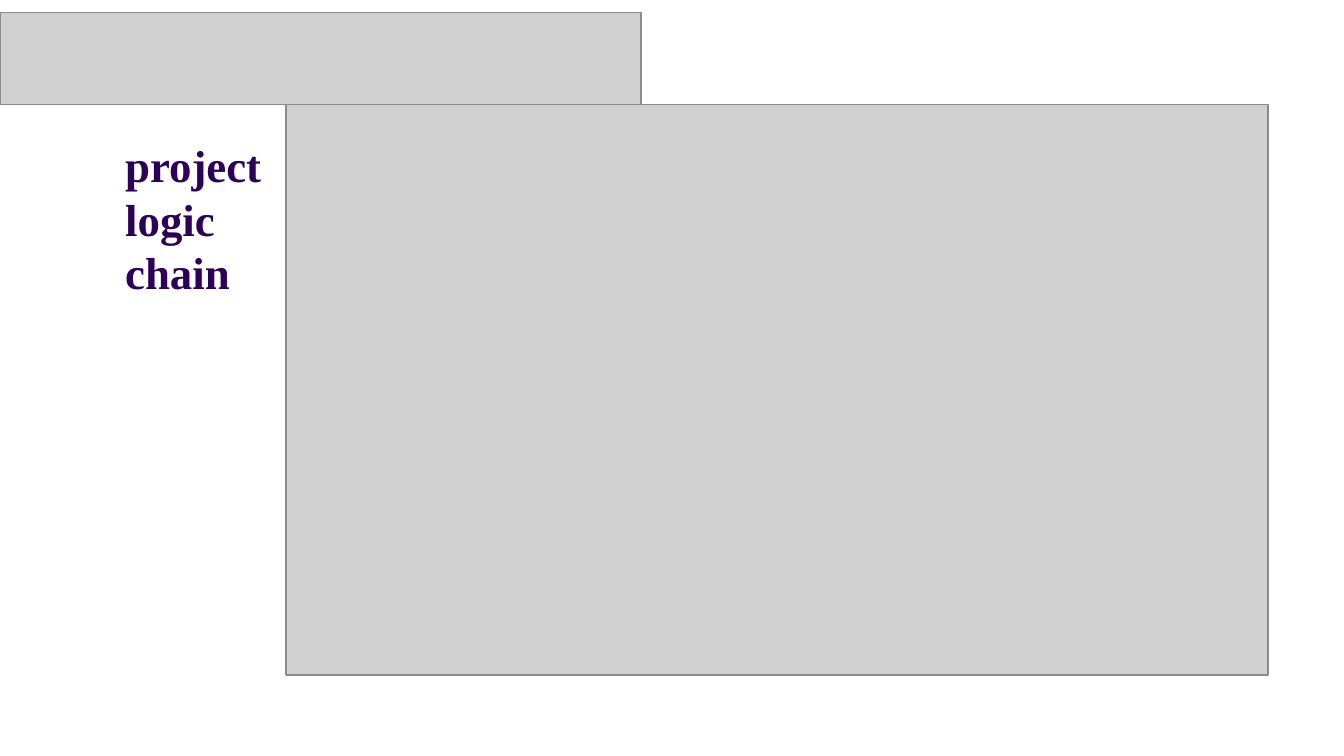
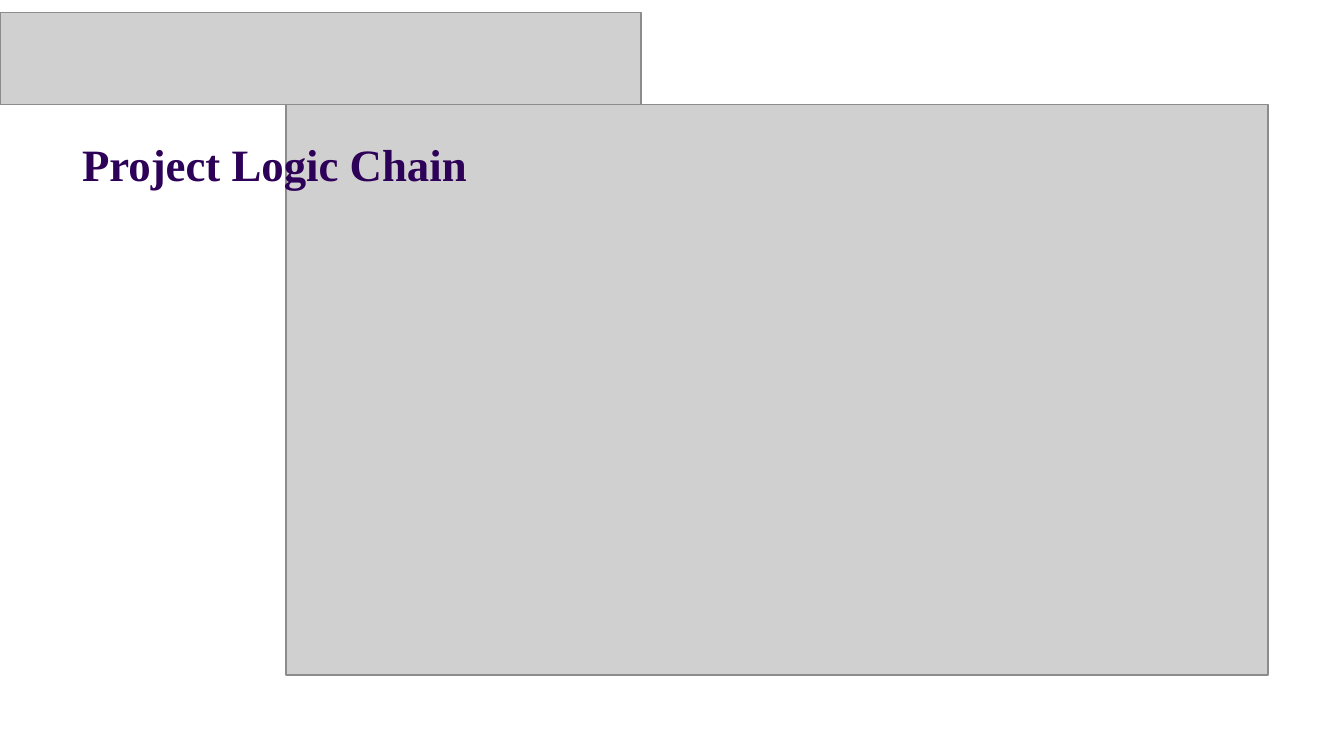
Before and after one commit to Guiliang/courses, a slide deck: slide 4 of cuhk-csc-1004/slides/CSC1004 Tutorial 8.pptx. Drawn at 1344x756 pixels with LibreOffice and Linux fonts; fonts in the diff are those of the drawing; grey boxes stand for pictures; background and template pictures are left out. Boxes give left, top, right and bottom in pixels: in the first picture for what was removed or moved away, otherwise in the second. Text is boxed around its words. In the diff, an @@ line names an element or a change of style, - is before the commit and + after.

```diff
--- a/cuhk-csc-1004/slides/CSC1004 Tutorial 8.pptx
+++ b/cuhk-csc-1004/slides/CSC1004 Tutorial 8.pptx
@@ text at [82, 147, 467, 191]: text changed @@
-project
-logic
-chain
+Project Logic Chain
```
Also in this commit, not shown: 4 other slides changed, 2 slides added, 2 other files.
